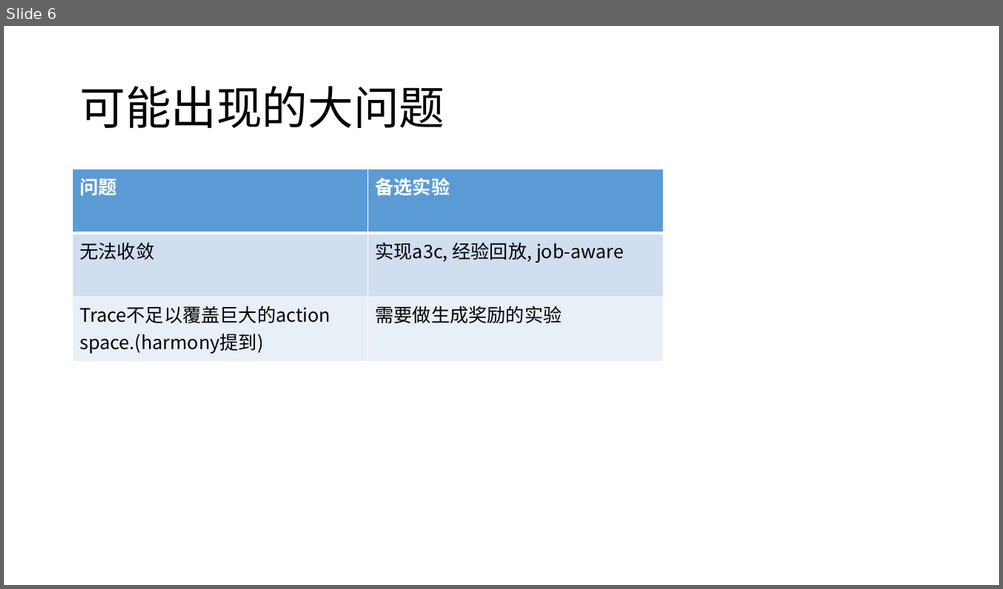
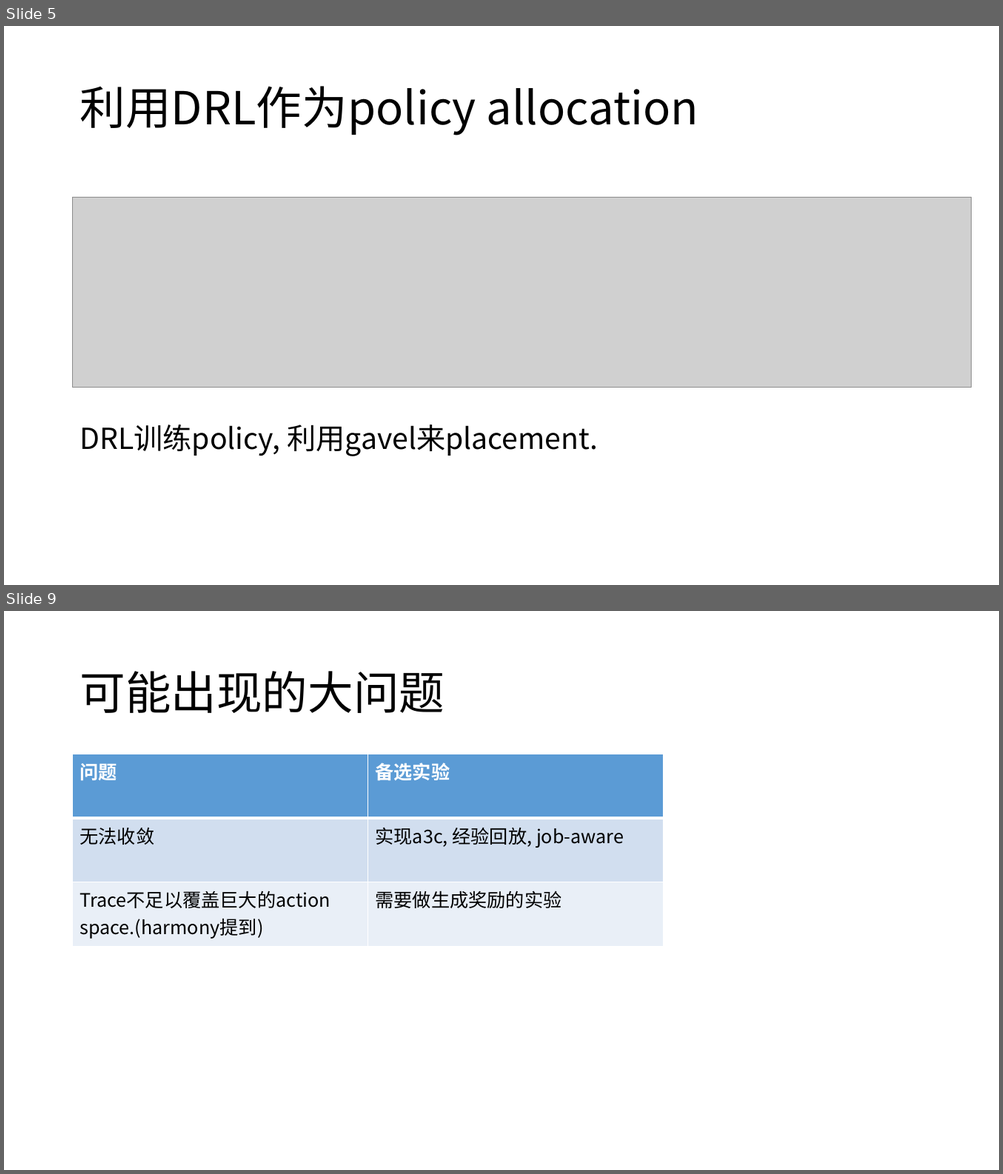
Before and after one commit to LukeLIN-web/distrubuted-ML-system, a slide deck: week report/8.11 report.pptx. Shown one above the other, each under a label of ours: slide 6 before the commit, slides 5 and 9 after it; the slides between them are not shown. The pictures are 1003x589 and 1003x1174 pixels, drawn with LibreOffice and Linux fonts; fonts in the diff are those of the drawing; grey boxes stand for pictures. Boxes give left, top, right and bottom in pixels: in the first picture for what was removed or moved away, otherwise in the second. Text is boxed around its words. In the diff, an @@ line names an element or a change of style, - is before the commit and + after.

```diff
--- a/week report/8.11 report.pptx
+++ b/week report/8.11 report.pptx
@@ slide 5 added at <box>4,26,999,585</box>, background #FFFFFF @@
@@ title added at <box>79,86,699,136</box>, 44 pt, text #000000 @@
+利用DRL作为policy allocation
@@ picture added at <box>73,198,972,388</box> @@
@@ text added at <box>79,425,597,457</box>, 28 pt, text #000000 @@
+DRL训练policy, 利用gavel来placement.
@@ what was slide 6 is now slide 9 @@
```
Also in this commit, not shown: 6 slides changed, 1 other slide added, 4 other files.
